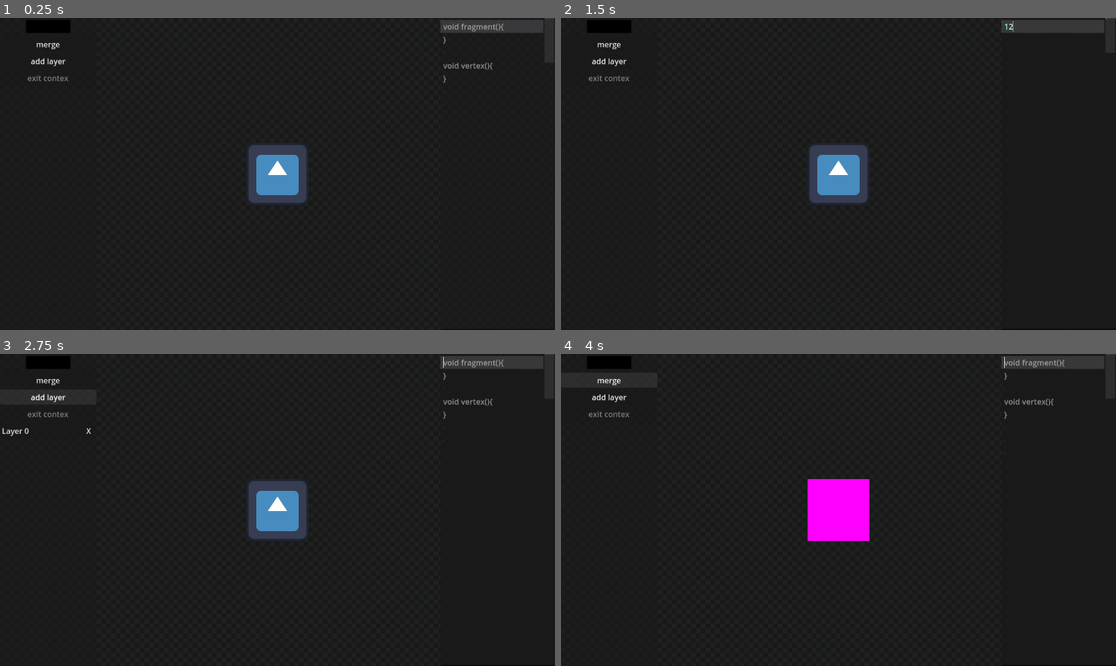
Above: before the commit, frames 1-4 (two rows, left to right).
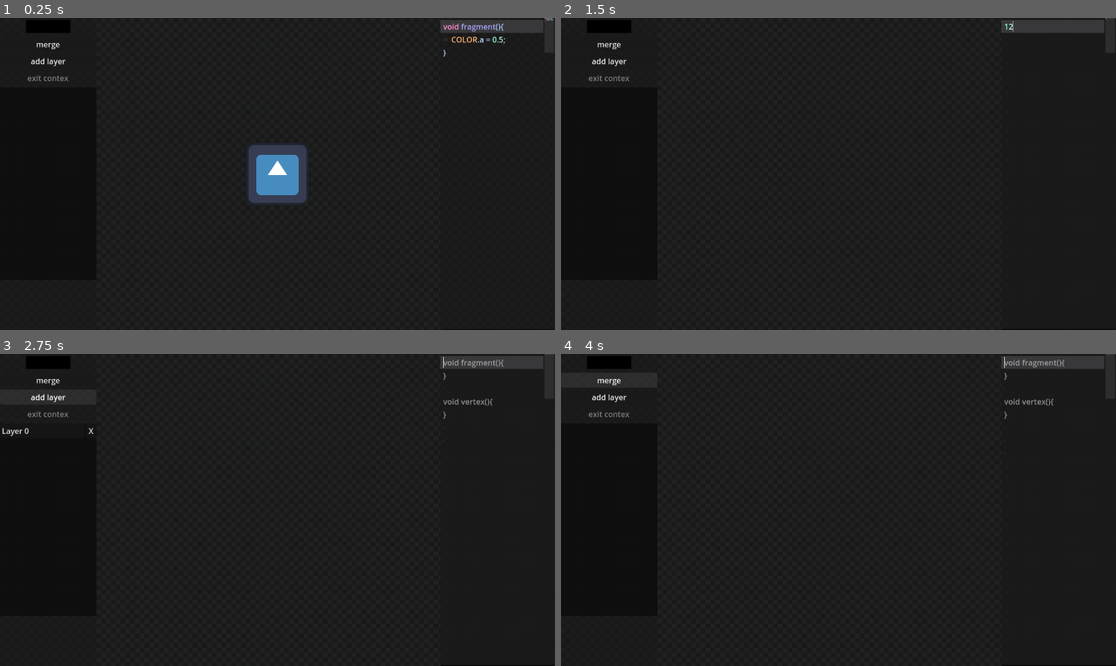
Above: after the commit, the same moments.

Repository: mable-yeah/effectinator
Game: Godot game, scene res://main.tscn
Same seed, same stepped clock (60 frames per second), same inputs: the game is played once before the commit and once after it. The project has no main scene, so this scene is started directly. The engine's default icon, where the game draws it, is replaced by a stand-in: a white triangle on a blue panel in a dark square.
Inputs (mouse positions are in pixels of both pictures, inside the frame that each line leads up to):
- Up to frame 1 (0.25 s): no input
- Up to frame 2 (1.5 s): click "merge" at 0.5 s; click (1060, 174) at 1.27 s; type "12" at 1.35 s
- Up to frame 3 (2.75 s): click "add layer" at 2 s
- Up to frame 4 (4 s): click "Layer 0" at 2.75 s; click "merge" at 3.5 s

The runs differ from the first frame. In frame 1, 0.3% of the frame differs, in the area x 79-100%, y 0-21%; in frame 2, 2.0%; in frame 3, 2.0%; in frame 4, 2.2%, in the area x 44-56%, y 40-60%.
Error after the commit: Cannot call method 'shader_create_from_spirv' on a null value. (res://util/alpha_fix.gd:9)

Commit message:
same thing but part two

Diff:
--- a/main.tscn
+++ b/main.tscn
@@ -231,13 +231,27 @@
 script/source = "extends ColorPickerButton
 
 func _ready() -> void:
-	color_changed.connect(
-		func(value):
-			DisplayServer.clipboard_set(str(value))
+	picker_created.connect(
+		func():
+			var picker = get_picker()
+			picker.can_add_swatches = false
+			picker.edit_intensity = false
+			picker.hex_visible = false
+			picker.presets_visible = false
+			picker.color_modes_visible = false
+
+			picker.picker_shape = ColorPicker.SHAPE_VHS_CIRCLE
 	)
+
+
+func _gui_input(event: InputEvent) -> void:
+	if event is InputEventMouseButton and event.button_index == 2: DisplayServer.clipboard_set(str(color))
 "
 
 [sub_resource type="ShaderMaterial" id="ShaderMaterial_0xm2m"]
+
+[sub_resource type="StyleBoxFlat" id="StyleBoxFlat_h2yge"]
+bg_color = Color(0, 0, 0, 0.44313726)
 
 [node name="Node2D" type="Control"]
 layout_mode = 3
@@ -320,6 +334,9 @@
 theme_override_styles/focus = SubResource("StyleBoxFlat_0xm2m")
 theme_override_styles/read_only = SubResource("StyleBoxFlat_0xm2m")
 theme_override_styles/completion = SubResource("StyleBoxFlat_0xm2m")
+text = "void fragment(){
+	COLOR.a = 0.5;
+}"
 placeholder_text = "void fragment(){
 }
 
@@ -404,9 +421,19 @@
 [node name="sub scroll" type="ScrollContainer" parent="Control/Panel/VBoxContainer"]
 custom_minimum_size = Vector2(0, 400)
 layout_mode = 2
+theme_override_styles/panel = SubResource("StyleBoxFlat_h2yge")
 
 [node name="layer_list" type="VBoxContainer" parent="Control/Panel/VBoxContainer/sub scroll"]
 unique_name_in_owner = true
 custom_minimum_size = Vector2(200, 200)
 layout_mode = 2
 size_flags_horizontal = 6
+
+[node name="ColorPicker" type="ColorPicker" parent="."]
+visible = false
+layout_mode = 0
+offset_right = 298.0
+offset_bottom = 607.0
+edit_alpha = false
+edit_intensity = false
+can_add_swatches = false
--- a/main_scene.gd
+++ b/main_scene.gd
@@ -15,6 +15,7 @@
 
 
 func _ready() -> void:
+
 	%merge.pressed.connect(rewrite_pass)
 	%layer.pressed.connect(instance_layer)
 	%reset.pressed.connect(set_context)
@@ -26,15 +27,27 @@
 			apply_shader()
 	)
 
+	#await get_tree().create_timer(0.5).timeout
+	#OS.alert('warning: work in progress, features may not work as intended','haha im an error window :p')
+
 
 func _process(_delta: float) -> void:
 	%reset.disabled = last_index == -1
+	DisplayServer.window_set_title(monitor())
+
+
+func monitor() -> String:
+	var MEM_PEAK = OS.get_static_memory_peak_usage()
+	var MEM_static = OS.get_static_memory_usage()
+	var VRAM = Performance.get_monitor(Performance.RENDER_VIDEO_MEM_USED)
+
+	var humanized = [String.humanize_size(MEM_static),String.humanize_size(MEM_PEAK),String.humanize_size(VRAM)]
+	return '%s / %s | VRAM: %s' % humanized
 
 
 
 func apply_shader(shader_code:String = current_code,idx:int = last_index):
 	%sprite.material = ShaderLoader.define_shader(shader_code)
-
 	if idx >= 0:
 		var layer = layers.get(idx)
 		layer.code = shader_code
@@ -85,27 +98,11 @@
 	current_code = code ; last_index = index ; apply_shader()
 
 
-
-
+var alpha_helper = alpha_fix.new()
 
 func rewrite_pass() -> void:
 	if last_index >= 0:
 		var layer = layers.get(last_index)
 		layer.erase_requested.emit()
-	%sprite.texture = await fix_alpha(viewport)
+	%sprite.texture = alpha_helper.fix_alpha(viewport)
 	set_context()
-
-#if the alpha is less than 1.0 it kind of fucks up, this helps that
-func fix_alpha(texture:Image) -> ImageTexture:
-	var texture_size = texture.get_size()
-
-	for x in texture_size.x:
-		for y in texture_size.y:
-			var color = texture.get_pixel(x, y)
-			if color.a == 0.0 || color.a == 1.0:
-				continue
-			color.r /= color.a
-			color.g /= color.a
-			color.b /= color.a
-			texture.set_pixel(x, y, color)
-	return ImageTexture.create_from_image(texture)
--- a/project.godot
+++ b/project.godot
@@ -12,6 +12,10 @@
 
 config/name="effectinator"
 config/features=PackedStringArray("4.5", "Forward Plus")
+boot_splash/bg_color=Color(0, 0, 0, 1)
+boot_splash/show_image=false
+boot_splash/fullsize=false
+boot_splash/use_filter=false
 config/icon="res://icon.svg"
 
 [display]
--- a/util/Layer.gd
+++ b/util/Layer.gd
@@ -13,7 +13,7 @@
 
 func _ready() -> void:
 	Erase.focus_mode = Control.FOCUS_NONE ; Name.focus_mode = Control.FOCUS_NONE
-	custom_minimum_size.y = 20.0 ; Name.custom_minimum_size.x = 170 ; Erase.custom_minimum_size.x = 20.0
+	custom_minimum_size.y = 20.0 ; Name.custom_minimum_size.x = 175 ; Erase.custom_minimum_size.x = 20.0
 	Name.alignment = HORIZONTAL_ALIGNMENT_LEFT
 	Erase.text = 'X'
 
--- /dev/null
+++ b/util/alpha_fix.gd
@@ -0,0 +1,57 @@
+class_name alpha_fix
+
+#basicawwy all this bullshit just makes it so the alpha doesnt get multiplied when merging layers
+#and since its a compute shader it does it fast
+
+var device := RenderingServer.create_local_rendering_device()
+var shader_file := load("res://util/compute_alphafix.glsl")
+var shader_spirv: RDShaderSPIRV = shader_file.get_spirv()
+var shader := device.shader_create_from_spirv(shader_spirv)
+var pipeline := device.compute_pipeline_create(shader)
+
+
+const usage_bits = (RenderingDevice.TEXTURE_USAGE_STORAGE_BIT +
+		RenderingDevice.TEXTURE_USAGE_CAN_COPY_FROM_BIT +
+		RenderingDevice.TEXTURE_USAGE_SAMPLING_BIT
+	)
+
+
+const format = {
+	'image': Image.FORMAT_RGBAF,
+	'device': RenderingDevice.DATA_FORMAT_R32G32B32A32_SFLOAT,
+	'uniform': RenderingDevice.UNIFORM_TYPE_IMAGE
+}
+
+
+func fix_alpha(image: Image) -> ImageTexture:
+	var texture_size = image.get_size()
+	image.convert(format.image  as Image.Format)
+
+	var view = RDTextureView.new()
+	var texture_format = RDTextureFormat.new()
+	var image_uniform = RDUniform.new()
+
+	texture_format.width = texture_size.x ; texture_format.height = texture_size.y
+	texture_format.usage_bits = usage_bits ; texture_format.format = format.device
+
+	var rd_texture = device.texture_create(texture_format, view, [image.get_data()])
+
+	image_uniform.uniform_type = format.uniform ; image_uniform.binding = 0
+	image_uniform.add_id(rd_texture)
+
+	var uniform_set = device.uniform_set_create([image_uniform], shader, 0)
+	var compute_list = device.compute_list_begin()
+
+	device.compute_list_bind_compute_pipeline(compute_list, pipeline)
+	device.compute_list_bind_uniform_set(compute_list, uniform_set, 0)
+	device.compute_list_dispatch(compute_list, 32, 32, 1)
+	device.compute_list_end()
+
+	device.submit() ; device.sync()
+
+	var data = device.texture_get_data(rd_texture, 0)
+	var output = Image.create_from_data(texture_size.x, texture_size.y, false, format.image as Image.Format, data)
+	var final = ImageTexture.create_from_image(output)
+
+	device.free_rid(rd_texture)
+	return final
Not shown: 1 places in main.tscn that only renumber resources
Not shown, added: util/alpha_fix.gd.uid
Not shown, added: util/compute_alphafix.glsl
Not shown, added: util/compute_alphafix.glsl.import
